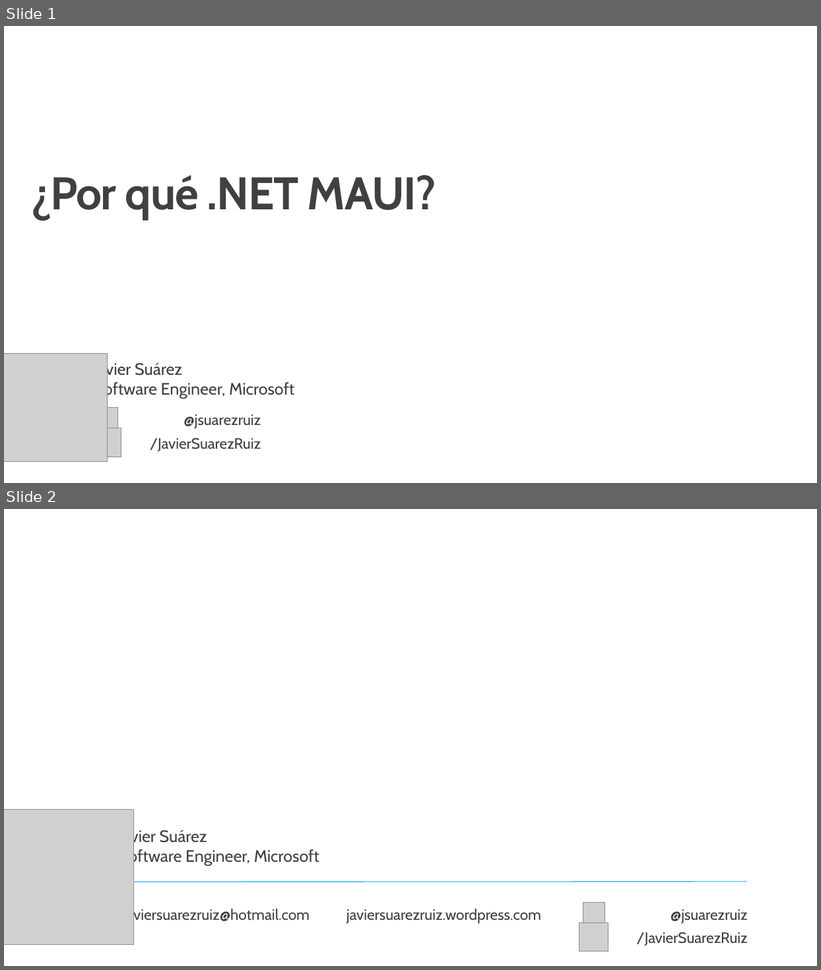
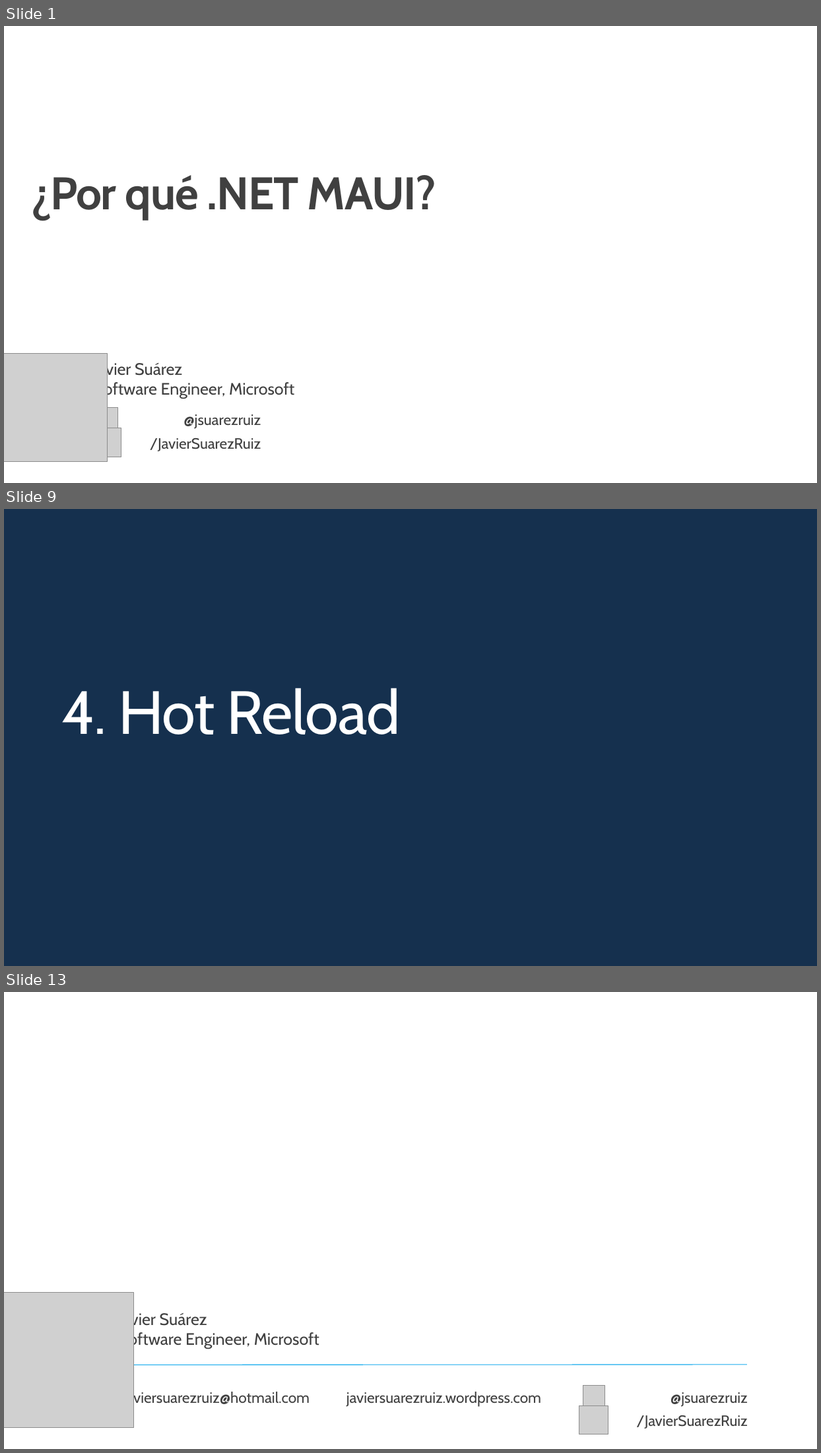
Before and after one commit to jsuarezruiz/taller-dotnet-maui, a slide deck: Bloque 1 - Introducción al desarrollo multiplataforma con .NET MAUI/Taller2 - Por qué .NET MAUI.pptx. Shown one above the other, each under a label of ours: slides 1 and 2 before the commit, slides 1, 9 and 13 after it; the slides between them are not shown. The pictures are 821x970 and 821x1453 pixels, drawn with LibreOffice and Linux fonts; fonts in the diff are those of the drawing; grey boxes stand for pictures; background and template pictures are left out. Boxes give left, top, right and bottom in pixels: in the first picture for what was removed or moved away, otherwise in the second. Text is boxed around its words. In the diff, an @@ line names an element or a change of style, - is before the commit and + after.

```diff
--- a/Bloque 1 - Introducción al desarrollo multiplataforma con .NET MAUI/Taller2 - Por qué .NET MAUI.pptx
+++ b/Bloque 1 - Introducción al desarrollo multiplataforma con .NET MAUI/Taller2 - Por qué .NET MAUI.pptx
@@ slide 9 added at (4, 509, 817, 966), background #15304E @@
@@ title added at (61, 688, 401, 735), 72 pt, text #FFFFFF @@
+4. Hot Reload
@@ what was slide 2 is now slide 13 @@
```
Also in this commit, not shown: 10 other slides added, 1 other file.
